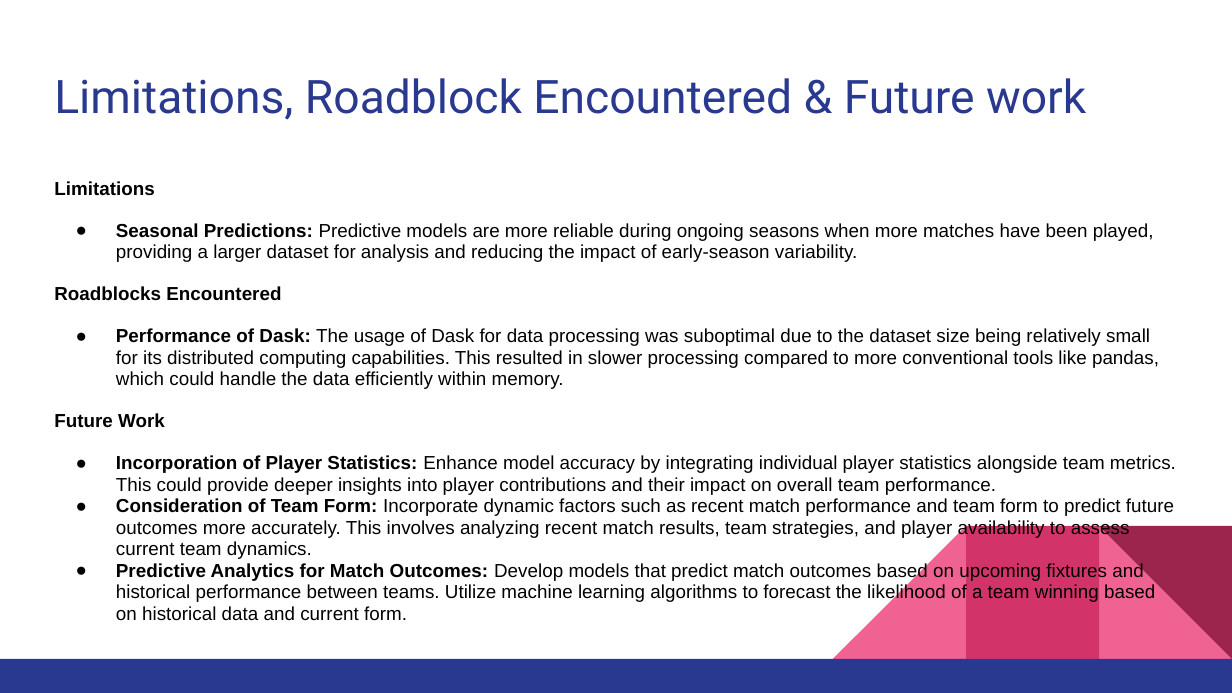
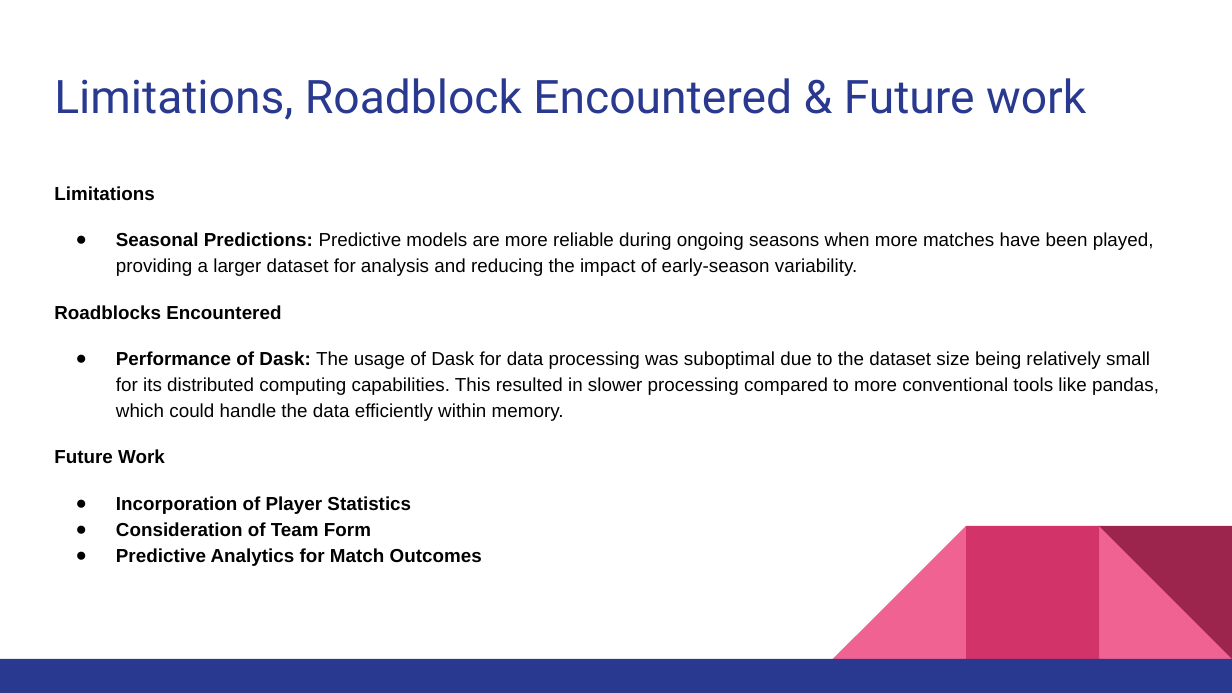
Before and after one commit to Tobin786/Major-league-Soccer-Analytics, a slide deck: slide 20 of MLS.pptx (slide 19 before the commit). Drawn at 1232x693 pixels with LibreOffice and Linux fonts; fonts in the diff are those of the drawing. Boxes give left, top, right and bottom in pixels: in the first picture for what was removed or moved away, otherwise in the second. Text is boxed around its words. In the diff, an @@ line names an element or a change of style, - is before the commit and + after.

```diff
--- a/MLS.pptx
+++ b/MLS.pptx
@@ text at [54,186,1159,464]: line spacing 0.95 to 1.15 @@
@@ text at [116,496,482,566]: text changed; bold on @@
-● Incorporation of Player Statistics: Enhance model accuracy by integrating individual player statistics alongside team metrics. This could provide deeper insights into player contributions and their impact on overall team performance.
-● Consideration of Team Form: Incorporate dynamic factors such as recent match performance and team form to predict future outcomes more accurately. This involves analyzing recent match results, team strategies, and player availability to assess current team dynamics.
-● Predictive Analytics for Match Outcomes: Develop models that predict match outcomes based on upcoming fixtures and historical performance between teams. Utilize machine learning algorithms to forecast the likelihood of a team winning based on historical data and current form.
+● Incorporation of Player Statistics
+● Consideration of Team Form
+● Predictive Analytics for Match Outcomes
```
Also in this commit, not shown: 5 other slides changed, 2 slides added, 1 other file.
